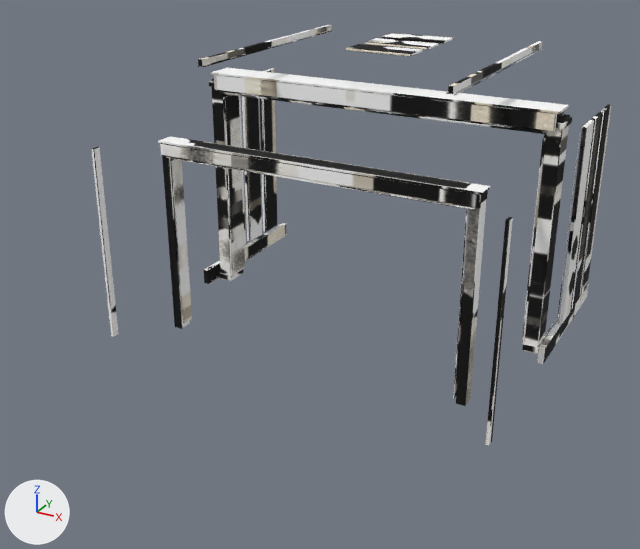
Two versions of the glTF model empty-museum/assets/entrance-v4-baked.glb, one commit apart.
Camera for both pictures: a 50 mm lens placed at (8.28, -20.96, 9.5), pointed at (0.09, -6.06, 2.05). The axes (+X, +Y, +Z) are drawn at lower left. The lights are the same throughout. The older version comes first. Vertices at exactly the same position are counted once.

The scene before the commit, as lines of its bpy script (objects in view):
```python
me_cube_005 = bpy.data.meshes.new('Cube.005')
me_cube_005.from_pydata(...)  # 4536 vertices, 8848 faces; spans x -0.44..8.52, y -4.23..3.27, z -2.6..3.56
me_cube_005.materials.append(mat_tem_light_baked_diffuse)  # picture img_entrance_v4_lightbake
ob_tem_v4_cycles_baked_entrance = bpy.data.objects.new('TEM_V4_CYCLES_BAKED_ENTRANCE', me_cube_005)
ob_tem_v4_cycles_baked_entrance.location = (-4.04, -3.38, 2.68)
```
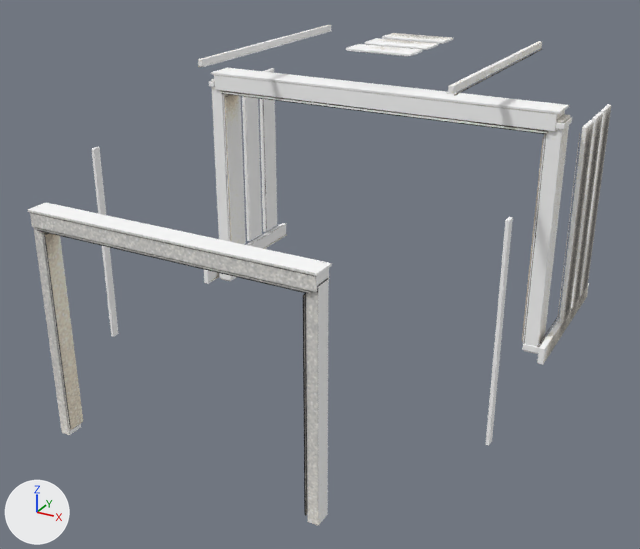
Edits to the bpy script that builds the scene:
```text
Change me_cube_005:
    used by ob_tem_v4_cycles_baked_entrance; location = (-4.04, -3.38, 2.68)
    remove me_cube_005.from_pydata(...)  # 4536 vertices, 8848 faces; spans x -0.44..8.52, y -4.23..3.27, z -2.6..3.56
    add me_cube_005.from_pydata(...)  # 4536 vertices, 8848 faces; spans x -0.44..8.52, y -7.63..3.27, z -2.6..3.56
    me_cube_005 part 1: the loose piece of 96 vertices spanning x 0.48..0.68, y -3.06..-2.74, z -2.59..1.63 is moved by (0.81, -4.52, 0.0)
    me_cube_005 part 2: the loose piece of 96 vertices spanning x 0.71..0.73, y -3.07..-2.73, z -2.47..1.45 is moved by (0.8, -4.52, 0.0)
    me_cube_005 part 3: the loose piece of 96 vertices spanning x 0.73..0.74, y -3.05..-2.72, z -2.44..1.42 is moved by (0.8, -4.52, 0.0)
    me_cube_005 part 4: the loose piece of 96 vertices spanning x 7.4..7.6, y -3.06..-2.74, z -2.59..1.63 is moved by (-0.81, -4.52, 0.0)
    me_cube_005 part 5: the loose piece of 96 vertices spanning x 7.35..7.37, y -3.07..-2.73, z -2.47..1.45 is moved by (-0.8, -4.52, 0.0)
    me_cube_005 part 6: the loose piece of 96 vertices spanning x 7.34..7.35, y -3.05..-2.72, z -2.44..1.42 is moved by (-0.8, -4.52, 0.0)
    me_cube_005 part 7: the loose piece of 96 vertices spanning x 0.48..7.6, y -3.1..-2.7, z 1.54..1.79 is scaled about its middle by (0.769, 1, 1), then moved by (0.0, -4.52, 0.0)
    me_cube_005 part 8: the loose piece of 8 vertices spanning x 0.58..7.51, y -3.11..-2.7, z 1.51..1.54 is scaled about its middle by (0.763, 1, 1), then moved by (0.0, -4.52, 0.0)
    me_cube_005 part 9: the loose piece of 96 vertices spanning x 0.61..7.47, y -3.11..-2.69, z 1.5..1.52 is scaled about its middle by (0.761, 1, 1), then moved by (0.0, -4.52, 0.0)
    me_cube_005 part 10: the loose piece of 96 vertices spanning x 0.44..7.64, y -3.11..-2.69, z 1.81..1.85 is scaled about its middle by (0.769, 1, 1), then moved by (0.0, -4.52, 0.0)
    me_cube_005 part 11: texture (UV) coordinates of 8836 of 8848 faces, centred in x -0.44..8.52, y -4.23..3.27, z -2.6..3.56, changed; they spanned u 0.01..0.99, v 0.01..0.99 and now span u 0.01..0.99, v 0.01..0.99
```

Boxes (x1, y1, x2, y2) around the edits, measured in the pictures (640 x 549 px; the box of a moved part takes in the faces that stretch with it):
'TEM_V4_CYCLES_BAKED_ENTRANCE', reshaped, surface changed (12% wider, 19% taller)
    before: (92, 25, 611, 446)
    after: (28, 25, 611, 525)
part 1 of me_cube_005, moved or reshaped
    before: (162, 155, 190, 329)
    after: (33, 227, 81, 435)
part 2 of me_cube_005, moved or reshaped
    before: (171, 159, 191, 325)
    after: (43, 233, 81, 431)
part 3 of me_cube_005, moved or reshaped
    before: (172, 160, 192, 324)
    after: (45, 233, 83, 430)
part 4 of me_cube_005, moved or reshaped
    before: (456, 200, 486, 406)
    after: (306, 279, 329, 525)
part 5 of me_cube_005, moved or reshaped
    before: (453, 209, 470, 398)
    after: (303, 293, 308, 516)
part 6 of me_cube_005, moved or reshaped
    before: (453, 221, 466, 395)
    after: (303, 390, 305, 514)
part 7 of me_cube_005, moved or reshaped
    before: (160, 143, 488, 208)
    after: (30, 213, 329, 292)
part 8 of me_cube_005, moved or reshaped
    before: (164, 156, 475, 209)
    after: (36, 228, 312, 293)
part 9 of me_cube_005, moved or reshaped
    before: (165, 157, 473, 210)
    after: (37, 230, 308, 294)
part 10 of me_cube_005, moved or reshaped
    before: (158, 136, 490, 195)
    after: (28, 202, 332, 276)
part 11 of me_cube_005, surface changed
    before: (92, 25, 611, 446)
    after: (28, 25, 611, 525)
